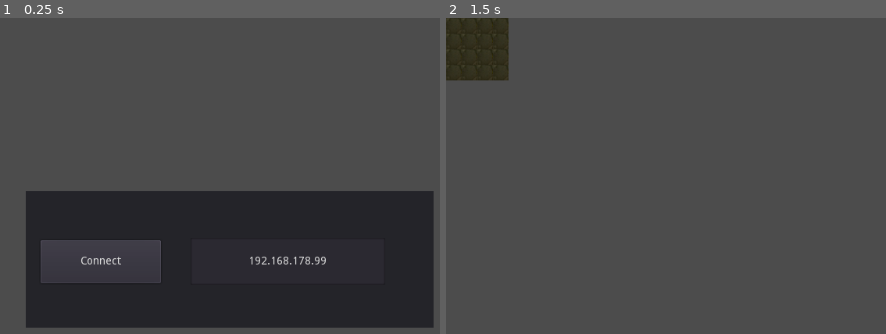
Above: before the commit, frames 1-2 (left to right).
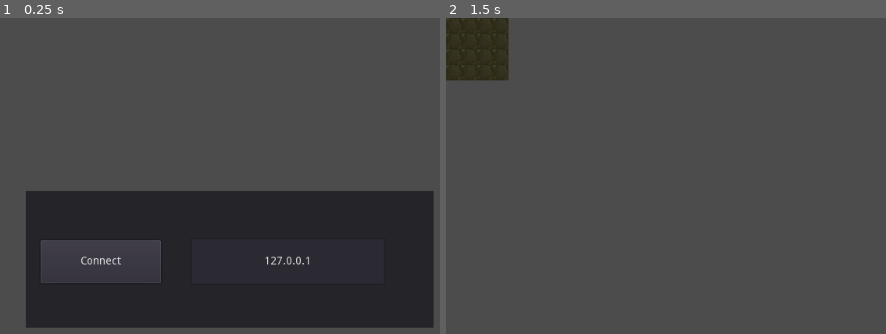
Above: after the commit, the same moments.

Repository: tbs1-bo/flipflapflop
Game: Godot game, scene res://Main.tscn
Same seed, same stepped clock (60 frames per second), same inputs: the game is played once before the commit and once after it.
Inputs (mouse positions are in pixels of both pictures, inside the frame that each line leads up to):
- Up to frame 1 (0.25 s): no input
- Up to frame 2 (1.5 s): tap Enter at 0.5 s; move the mouse to (outside the picture) at 0.52 s; click (outside the picture) at 0.67 s; click "Connect" at 1.25 s

The runs differ from the first frame. In frame 1, 0.3% of the frame differs, in the area x 56-75%, y 75-79%; in frame 2, nothing differs.

Commit message:
changed default host.

Diff:
--- a/godot_client/Main.tscn
+++ b/godot_client/Main.tscn
@@ -26,7 +26,7 @@
 margin_top = 60.0
 margin_right = 460.0
 margin_bottom = 120.0
-text = "192.168.178.99"
+text = "127.0.0.1"
 align = 1
 
 [node name="fff" parent="." instance=ExtResource( 2 )]
